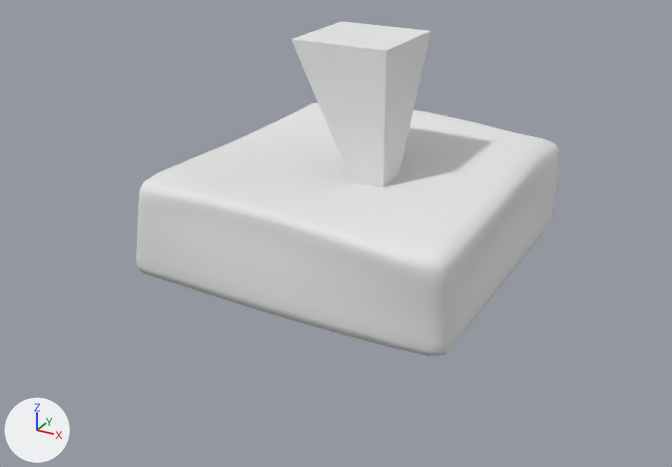
An edit to the Blender file 05-Quboid/models/Cuboid.blend, drawn before and after from the same camera.
Both versions are drawn from a camera (50 mm lens) standing at (0.825, -1.605, 0.572) and looking at (-0.014, -0.08, -0.19). Arrows for +X, +Y and +Z are at lower left; the lights stay in place.

Names of what the first picture shows: 'CubeShard', 'Weaktile'.
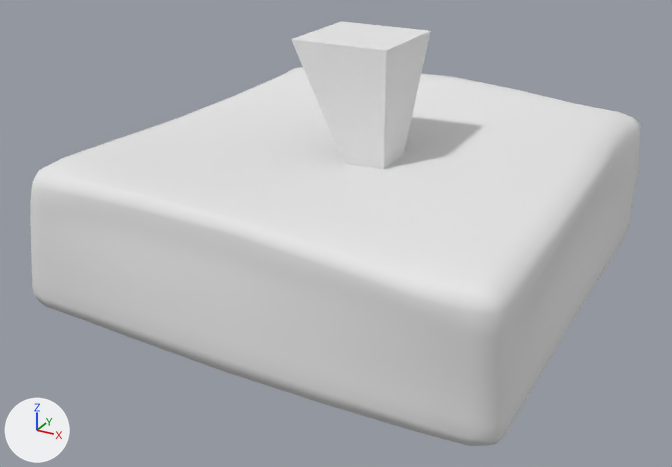
Where the change shows, as pixel boxes [x1, y1, x2, y2] in the pictures (672 x 467 px):
'End', shown: after [30, 67, 641, 446]
'Weaktile', hidden: before [136, 103, 560, 356]

Diff of the bpy script that builds the scene:
```diff
--- a/05-Quboid/models/Cuboid.blend.py
+++ b/05-Quboid/models/Cuboid.blend.py
@@ ob_weaktile @@
 ob_weaktile.location = (0.0, 0.0, 0.0)
+ob_weaktile.hide_viewport = True
@@ ob_end @@
 ob_end.location = (0.0, 0.0, 0.0)
-ob_end.hide_viewport = True
```
